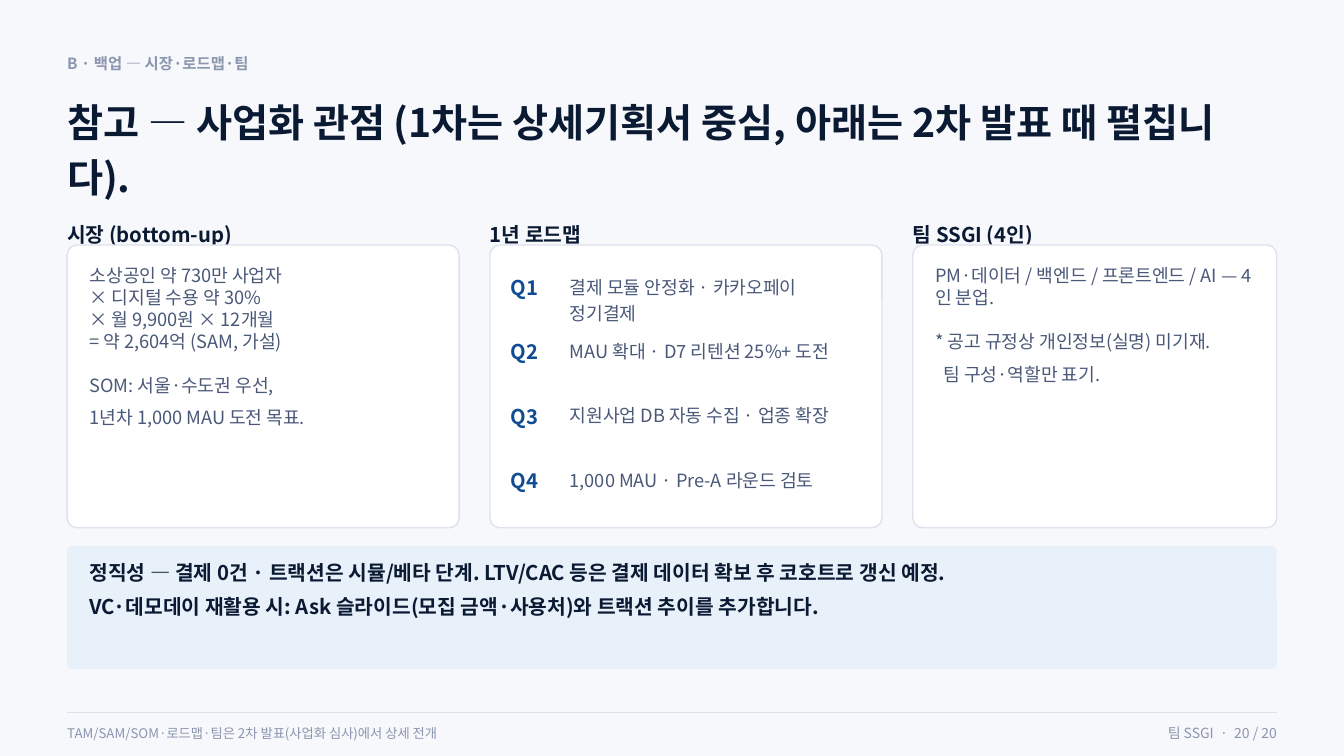
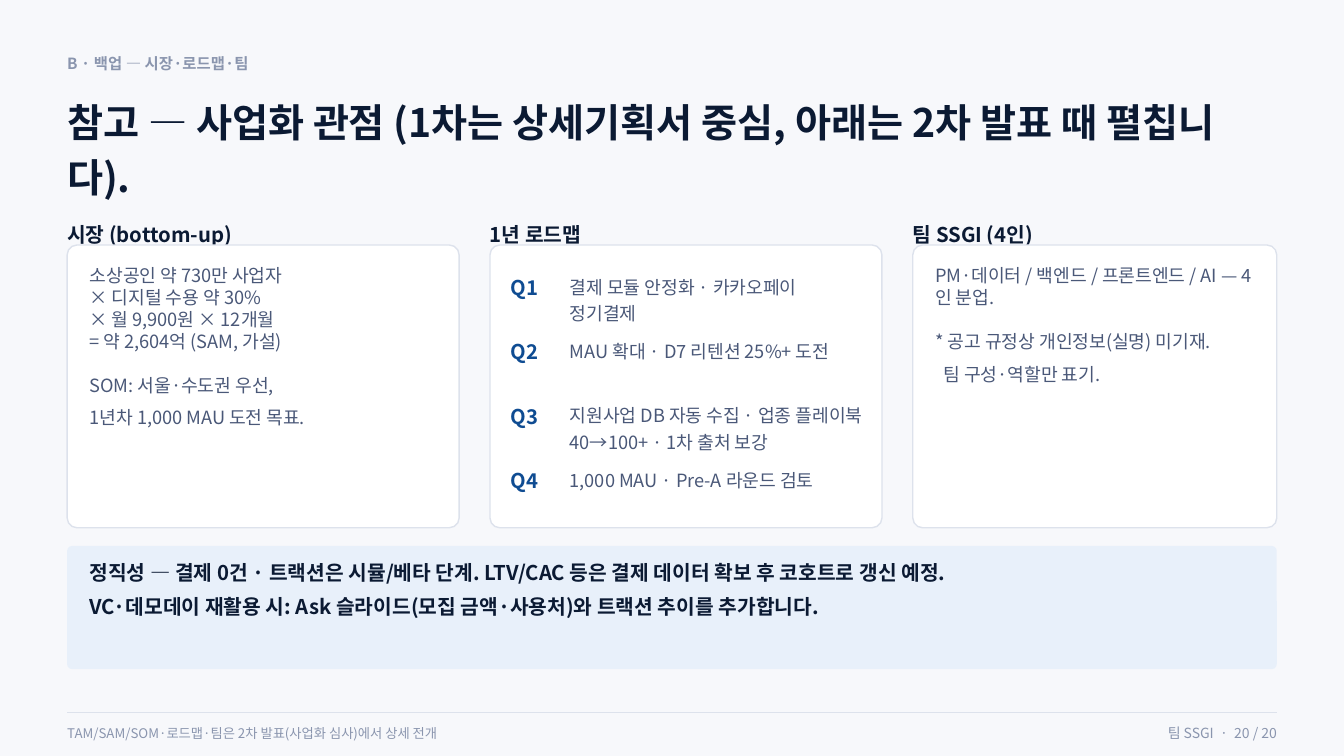
Before and after one commit to Tok-Baro/SSGI_AI_Coach, a slide deck: slide 20 of SSGI_상세기획서_심사위원용.pptx. Drawn at 1344x756 pixels with LibreOffice and Linux fonts; fonts in the diff are those of the drawing. Boxes give left, top, right and bottom in pixels: in the first picture for what was removed or moved away, otherwise in the second. Text is boxed around its words. In the diff, an @@ line names an element or a change of style, - is before the commit and + after.

```diff
--- a/SSGI_상세기획서_심사위원용.pptx
+++ b/SSGI_상세기획서_심사위원용.pptx
@@ text at bbox=[570, 407, 863, 451]: text changed @@
-지원사업 DB 자동 수집 · 업종 확장
+지원사업 DB 자동 수집 · 업종 플레이북 40→100+ · 1차 출처 보강
```
Also in this commit, not shown: 8 other slides changed, 1 other file.
